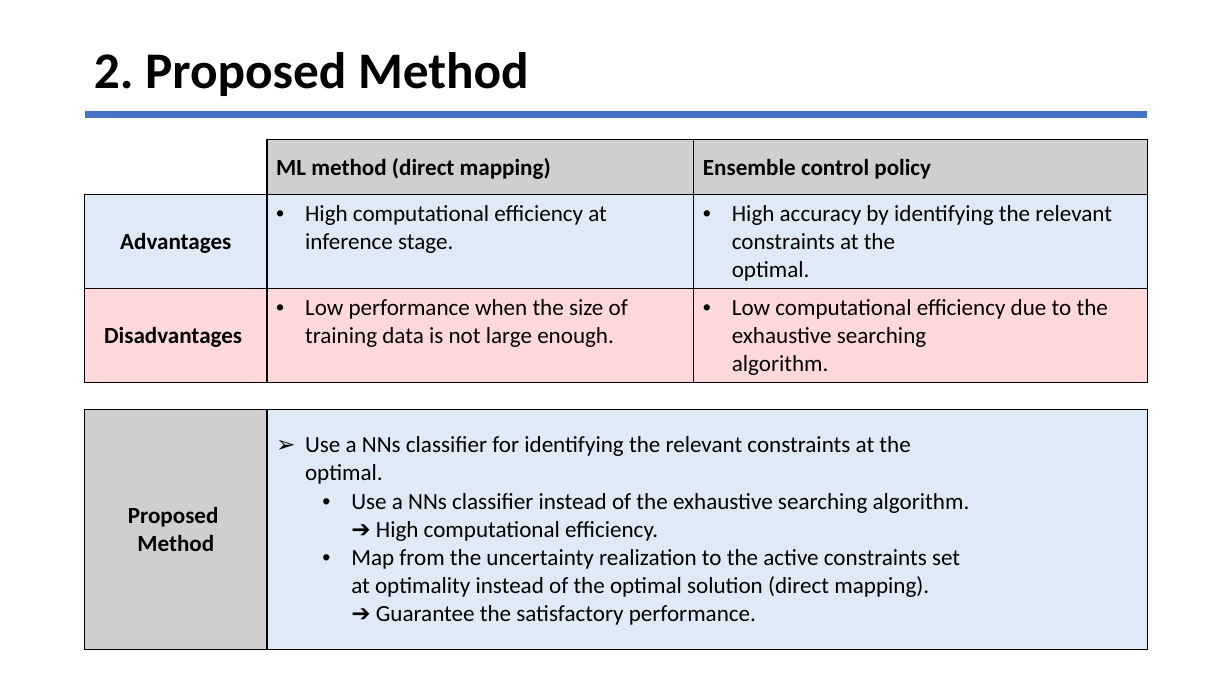
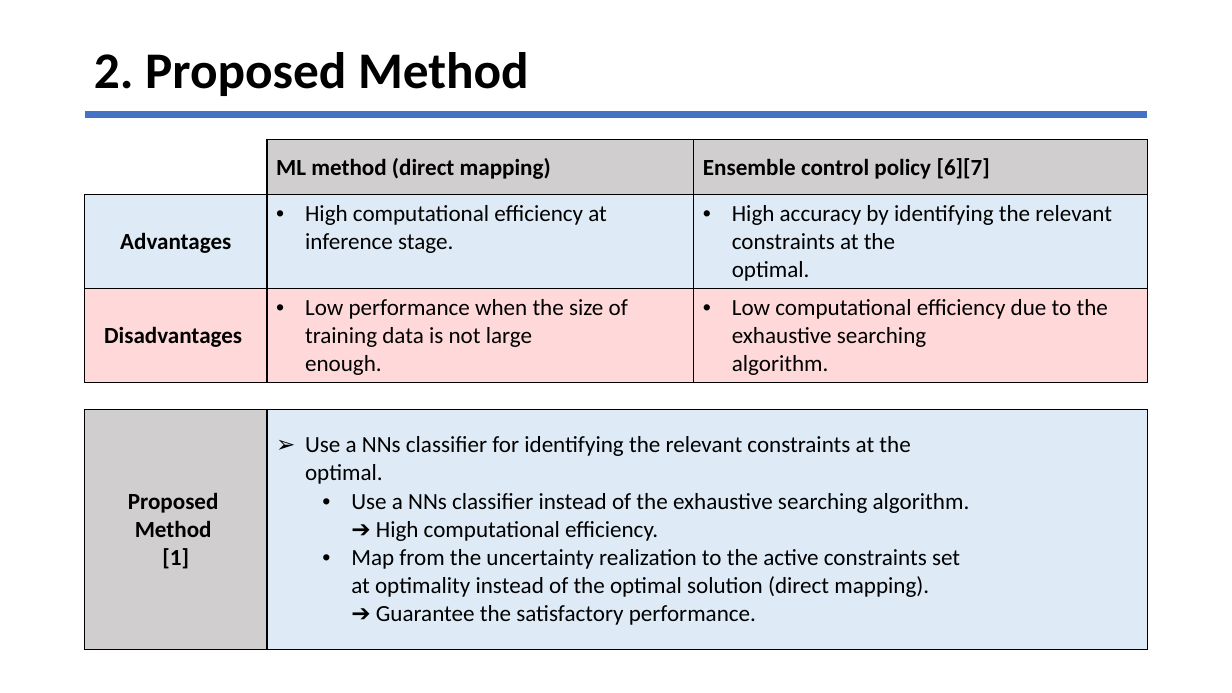
Before and after one commit to jhyun0919/Project_EE394V_SPR2020, a slide deck: slide 9 of report/presentation.pptx. Drawn at 1232x693 pixels with LibreOffice and Linux fonts; fonts in the diff are those of the drawing. Boxes give left, top, right and bottom in pixels: in the first picture for what was removed or moved away, otherwise in the second. Text is boxed around its words. In the diff, an @@ line names an element or a change of style, - is before the commit and + after.

```diff
--- a/report/presentation.pptx
+++ b/report/presentation.pptx
@@ table at <box>85,140,1148,380</box> @@
-row 1, column 3: Ensemble control policy
+row 1, column 3: Ensemble control policy [6][7]
@@ table at <box>85,409,1148,649</box> @@
-row 1, column 1: Proposed Method
+row 1, column 1: Proposed Method [1]
```
Also in this commit, not shown: 1 other slide changed, 1 other file.
